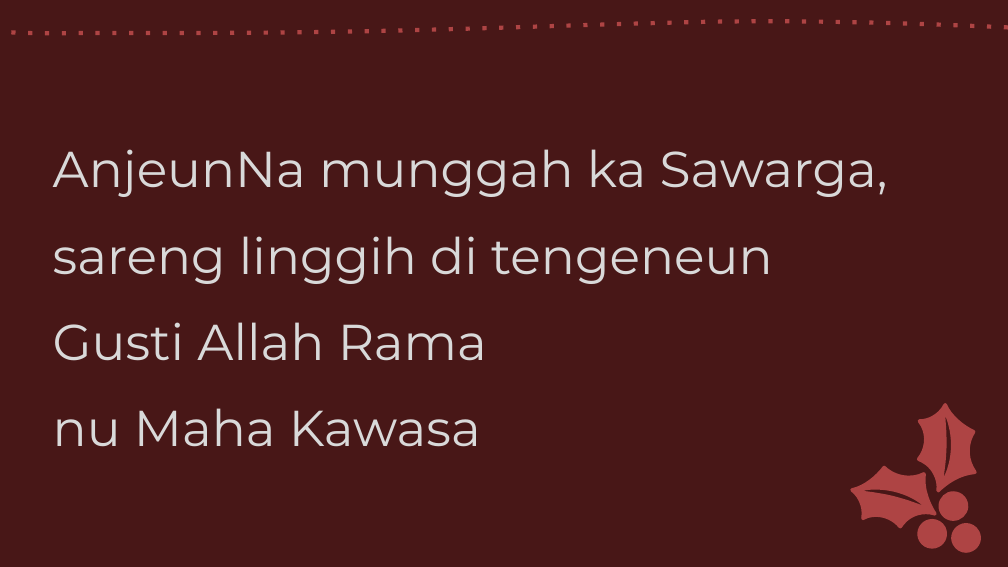
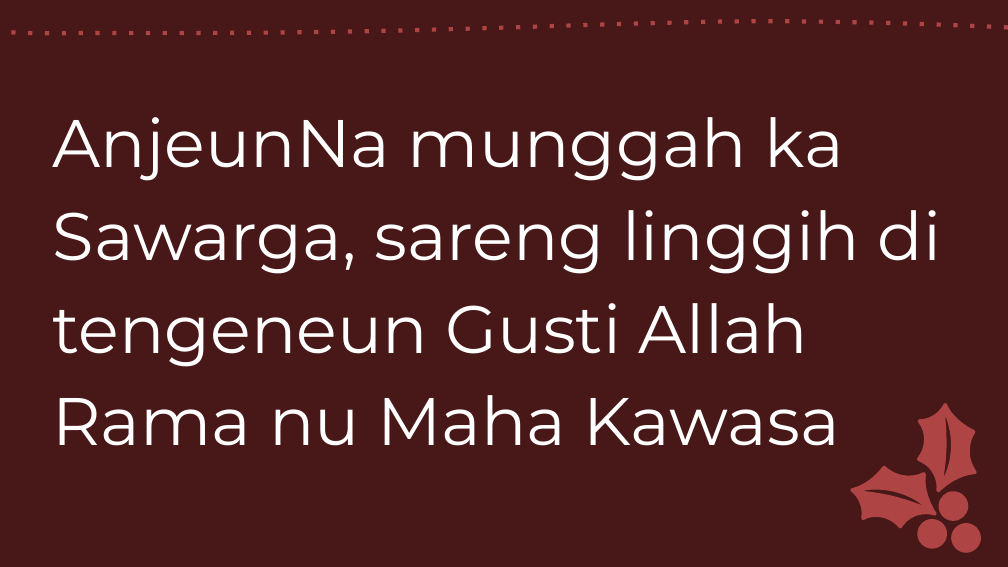
Before and after one commit to laurensius/Slide_Misa_KRC, a slide deck: slide 32 of 2020 12 tanggal 26 - 27/Misa Pesta Keluarga Kudus -Sunda.pptx (slide 35 before the commit). Drawn at 1008x567 pixels with LibreOffice and Linux fonts; fonts in the diff are those of the drawing. Boxes give left, top, right and bottom in pixels: in the first picture for what was removed or moved away, otherwise in the second. Text is boxed around its words. In the diff, an @@ line names an element or a change of style, - is before the commit and + after.

```diff
--- a/2020 12 tanggal 26 - 27/Misa Pesta Keluarga Kudus -Sunda.pptx
+++ b/2020 12 tanggal 26 - 27/Misa Pesta Keluarga Kudus -Sunda.pptx
@@ text at (x1=53, y1=117, x2=942, y2=446): text changed; size 36 to 48 pt; text colour #D9D9D9 to #FFFFFF @@
-AnjeunNa munggah ka Sawarga,
-sareng linggih di tengeneun
-Gusti Allah Rama
-nu Maha Kawasa
+AnjeunNa munggah ka Sawarga, sareng linggih di tengeneun Gusti Allah Rama nu Maha Kawasa
```
Also in this commit, not shown: 68 other slides changed, 7 slides added, 7 slides removed, 5 other files.
